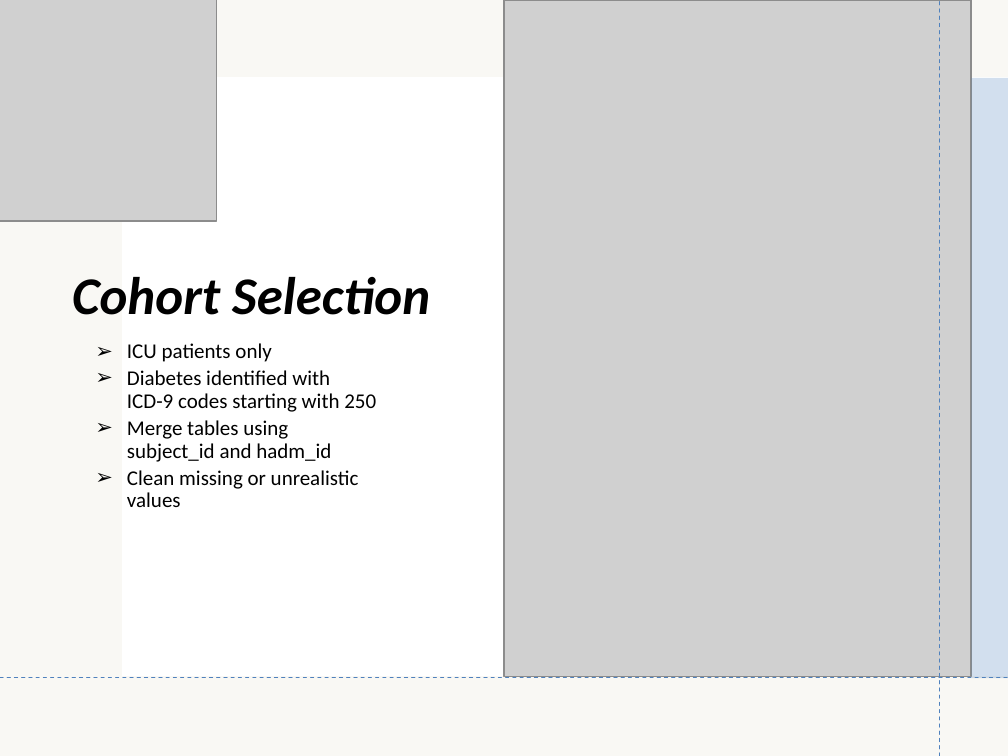
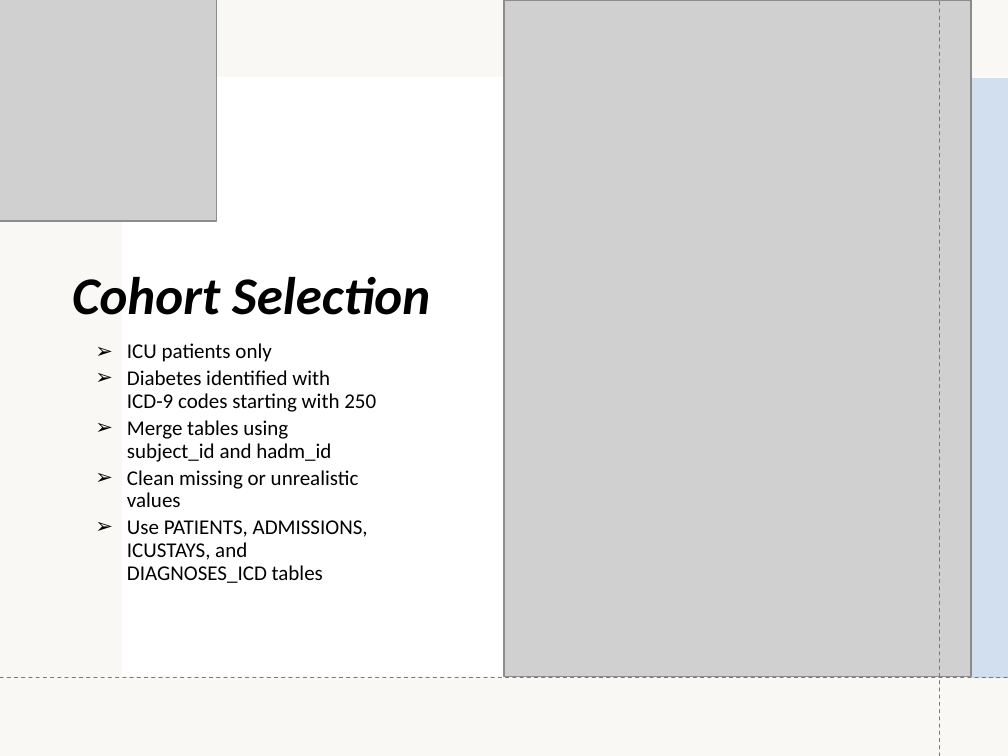
Before and after one commit to abhishekraman2001/AI-Health, a slide deck: slide 7 of akr3222-SelfLearningTuotorial.pptx (slide 6 before the commit). Drawn at 1008x756 pixels with LibreOffice and Linux fonts; fonts in the diff are those of the drawing; grey boxes stand for pictures. Boxes give left, top, right and bottom in pixels: in the first picture for what was removed or moved away, otherwise in the second. Text is boxed around its words. In the diff, an @@ line names an element or a change of style, - is before the commit and + after.

```diff
--- a/akr3222-SelfLearningTuotorial.pptx
+++ b/akr3222-SelfLearningTuotorial.pptx
@@ text at bbox=[127, 520, 368, 583]: paragraph added @@
+  ➢ Use PATIENTS, ADMISSIONS, ICUSTAYS, and DIAGNOSES_ICD tables
```
Also in this commit, not shown: 13 other slides changed, 2 slides added, 2 other files.
